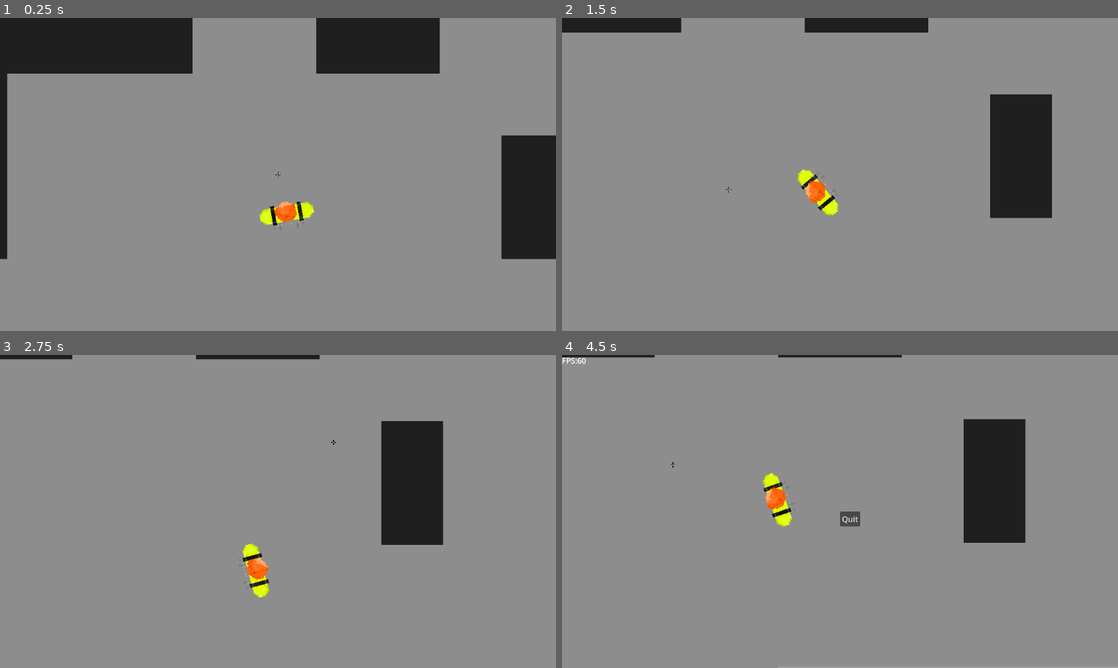
Above: before the commit, frames 1-4 (two rows, left to right).
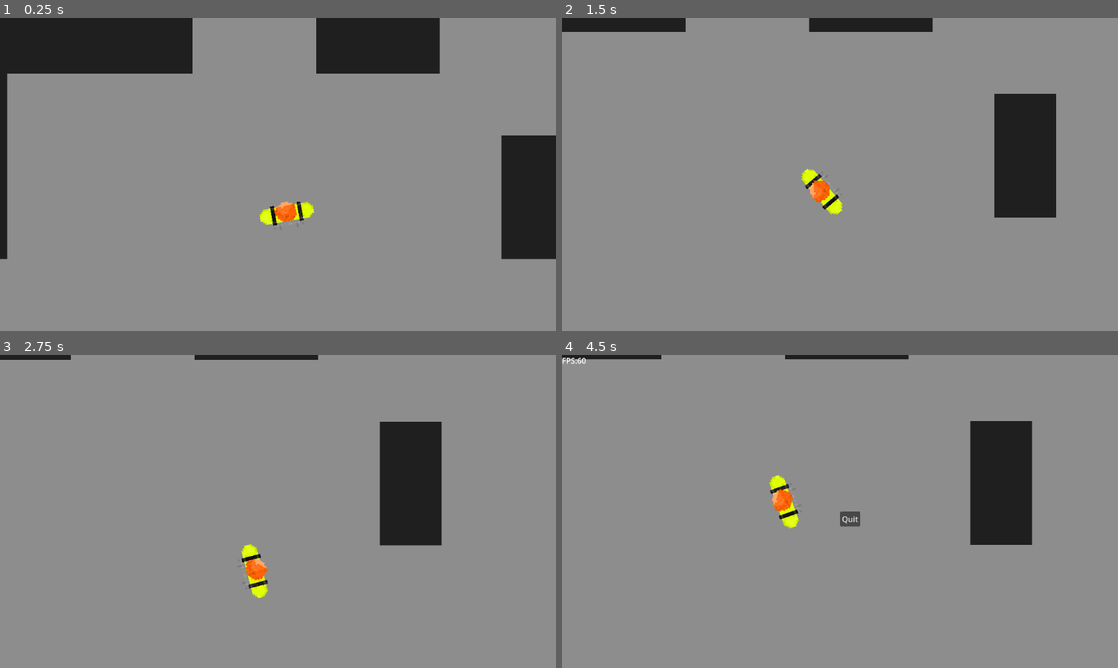
Above: after the commit, the same moments.

Repository: sirbiscuit87/Shoot
Game: Godot game, scene res://main.tscn
Same seed, same stepped clock (60 frames per second), same inputs: the game is played once before the commit and once after it.
Inputs (mouse positions are in pixels of both pictures, inside the frame that each line leads up to):
- Up to frame 1 (0.25 s): no input
- Up to frame 2 (1.5 s): move the mouse to (962, 158) at 0.52 s; hold D (move_right) 0.53-1.28 s; hold Right mouse button (aim) 0.53-1.28 s; move the mouse to (728, 190) at 1.27 s; hold S (move_down) from 1.28 s (still down); right-click (728, 190) at 1.35 s
- Up to frame 3 (2.75 s): move the mouse to (333, 442) at 2.02 s; release S (move_down) at 2.03 s; hold D (move_right) from 2.03 s (still down); hold Right mouse button (aim) from 2.03 s (still down); tap Shift (sprint) at 2.1 s
- Up to frame 4 (4.5 s): move the mouse to (812, 574) at 2.77 s; release D (move_right) at 2.78 s; release Right mouse button (aim) at 2.78 s; hold W (move_up) 2.78-3.53 s; tap Mouse wheel up (zoom_in) at 2.85 s; right-click (812, 574) at 3.05 s; move the mouse to (1006, 558) at 3.52 s; hold Right mouse button (aim) 3.53-4.28 s; hold A (move_left) from 3.53 s (still down); tap Mouse wheel down (zoom_out) at 3.6 s; tap Escape (pause) at 4.15 s; move the mouse to (673, 464) at 4.27 s; right-click (673, 464) at 4.35 s

The runs differ from the first frame. In frame 1, less than 0.1% of the frame differs, in the area x 49-51%, y 49-51%; in frame 2, 1.3%; in frame 3, 0.7%; in frame 4, 2.1%, in the area x 0-85%, y 0-61%.

Commit message:
cursor cleanup

Diff:
--- a/shoot/Scenes/test_map.tscn
+++ b/shoot/Scenes/test_map.tscn
@@ -8,6 +8,7 @@
 0:0/0 = 0
 1:0/0 = 0
 2:0/0 = 0
+2:0/0/physics_layer_0/polygon_0/points = PackedVector2Array(-32, -32, 32, -32, 32, 32, -32, 32)
 0:1/0 = 0
 1:1/0 = 0
 2:1/0 = 0
@@ -16,6 +17,7 @@
 
 [sub_resource type="TileSet" id="TileSet_3ftqx"]
 tile_size = Vector2i(64, 64)
+physics_layer_0/collision_layer = 1
 sources/0 = SubResource("TileSetAtlasSource_eai6a")
 
 [node name="TestMap" type="TileMapLayer"]
--- a/shoot/Scripts/DebugScripts/pause_menu.gd
+++ b/shoot/Scripts/DebugScripts/pause_menu.gd
@@ -2,7 +2,7 @@
 
 # Temporary for debug
 func _ready():
-	Input.mouse_mode = Input.MOUSE_MODE_CONFINED_HIDDEN
+	Input.mouse_mode = Input.MOUSE_MODE_CONFINED
 	hide()
 
 var paused: bool = false
@@ -14,5 +14,5 @@
 			Input.mouse_mode = Input.MOUSE_MODE_VISIBLE
 			show()
 		else:
-			Input.mouse_mode = Input.MOUSE_MODE_CONFINED_HIDDEN
+			Input.mouse_mode = Input.MOUSE_MODE_CONFINED
 			hide()
--- a/shoot/Scripts/camera.gd
+++ b/shoot/Scripts/camera.gd
@@ -2,8 +2,7 @@
 
 
 #References
-@export var character: CharacterBody2D #Character to follow, set by World node
-@onready var crosshair = $"../Crosshair"
+@export var character: CharacterBody2D #Character to follow
 
 #Config
 @export var max_Zoom: float #closest
@@ -25,7 +24,7 @@
 
 func aimHandler(delta):
 	if Input.is_action_pressed("aim"):
-		var lerpedVec = lerp(character.position, crosshair.position, 0.5)
+		var lerpedVec = lerp(character.position, get_global_mouse_position(), 0.5)
 		position.x = clamp(lerpedVec.x, character.position.x - character.view_distance, character.position.x + character.view_distance)
 		position.y = clamp(lerpedVec.y, character.position.y - character.view_distance, character.position.y + character.view_distance)
 	else:
--- a/shoot/Scripts/player.gd
+++ b/shoot/Scripts/player.gd
@@ -33,17 +33,32 @@
 func _process(delta):
 	if(controllable):
 		manualMovement(delta)
+		face_cursor()
 
-		#if !game_ref.player_inventory.in_inventory: artifact
-		face(crosshair)
+func face_cursor():
+	var point = (get_global_mouse_position() - global_position).angle()
+	head.rotation = point + PI/2
 
-var body_turning: bool = false
+	if Input.is_action_just_pressed("aim"):
+		aim_offset = PI/4
+	if Input.is_action_just_released("aim"):
+		aim_offset = 0
 
+	if aim_offset:
+		head.offset.x = 1
+		hair.offset.x = 1
+		body.rotation = lerp_angle(body.rotation, head.rotation + aim_offset, 0.1)
+	else:
+		head.offset.x = 0
+		hair.offset.x = 0
+		body.rotation = lerp_angle(body.rotation, head.rotation, 0.1)
+
+	$Legs.rotation = head.rotation
+
+# Turn to face an object, currently unused
 var aim_offset = 0
 func face(object):
-
 	var point = (object.position - position).angle()
-
 	head.rotation = point + PI/2
 
 	if Input.is_action_just_pressed("aim"):
--- a/shoot/main.tscn
+++ b/shoot/main.tscn
@@ -1,9 +1,7 @@
-[gd_scene load_steps=43 format=3 uid="uid://butf0qqe4736v"]
+[gd_scene load_steps=40 format=3 uid="uid://butf0qqe4736v"]
 
 [ext_resource type="Script" path="res://Scripts/DebugScripts/main.gd" id="1_ufeyg"]
 [ext_resource type="Script" path="res://Scripts/camera.gd" id="1_uuyhc"]
-[ext_resource type="Script" path="res://Scripts/crosshair.gd" id="2_7i3yh"]
-[ext_resource type="Texture2D" uid="uid://bl64rt2ugao4g" path="res://Art/Crosshair.png" id="2_jj876"]
 [ext_resource type="Script" path="res://Scripts/DebugScripts/pause_menu.gd" id="2_nb3st"]
 [ext_resource type="Script" path="res://Scripts/DebugScripts/fps.gd" id="3_0jf3c"]
 [ext_resource type="Script" path="res://Scripts/DebugScripts/quit.gd" id="4_5pt7r"]
@@ -12,10 +10,6 @@
 [ext_resource type="PackedScene" uid="uid://b2ma44jsl5n6t" path="res://Scenes/test_map.tscn" id="5_n0xo0"]
 [ext_resource type="Texture2D" uid="uid://dubpqbr374gsi" path="res://Art/Player.png" id="5_yeq56"]
 [ext_resource type="Texture2D" uid="uid://bx8s3w0iqjhfr" path="res://Art/Arm.png" id="6_cck4i"]
-
-[sub_resource type="AtlasTexture" id="AtlasTexture_v573o"]
-atlas = ExtResource("2_jj876")
-region = Rect2(0, 0, 32, 32)
 
 [sub_resource type="AtlasTexture" id="AtlasTexture_i6nm0"]
 region = Rect2(0, 0, 32, 32)
@@ -213,12 +207,6 @@
 character = NodePath("../Player")
 max_Zoom = 5.0
 
-[node name="Crosshair" type="Sprite2D" parent="."]
-position = Vector2(-94, -60)
-scale = Vector2(0.3125, 0.3125)
-texture = SubResource("AtlasTexture_v573o")
-script = ExtResource("2_7i3yh")
-
 [node name="Player" type="CharacterBody2D" parent="."]
 position = Vector2(610, 467)
 scale = Vector2(2, 2)
--- a/shoot/project.godot
+++ b/shoot/project.godot
@@ -18,6 +18,8 @@
 [display]
 
 window/stretch/mode="viewport"
+mouse_cursor/custom_image="res://Art/CursorDot.png"
+mouse_cursor/custom_image_hotspot=Vector2(30, 30)
 
 [input]
 
Binary file removed: shoot/Art/Crosshair.png
Binary file added: shoot/Art/CursorDot.png
Not shown, changed: shoot/Art/CursorDot.png.import
